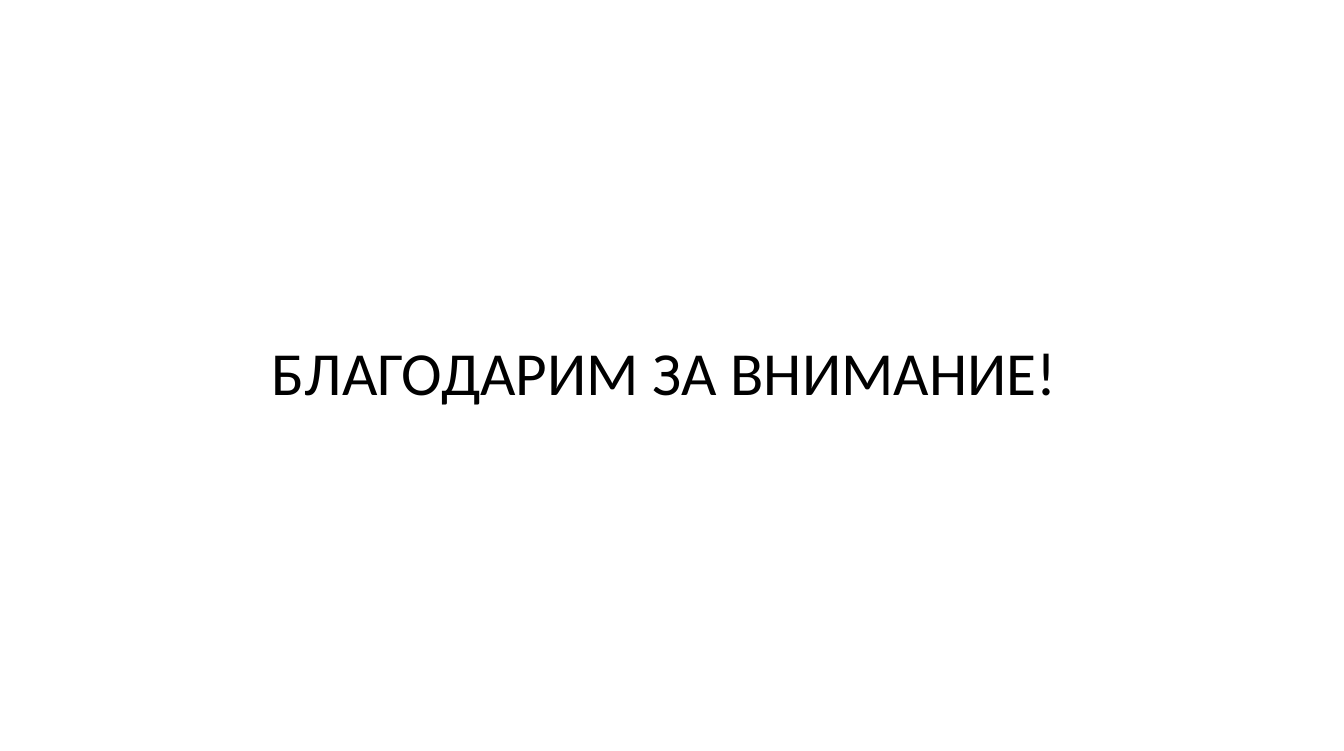
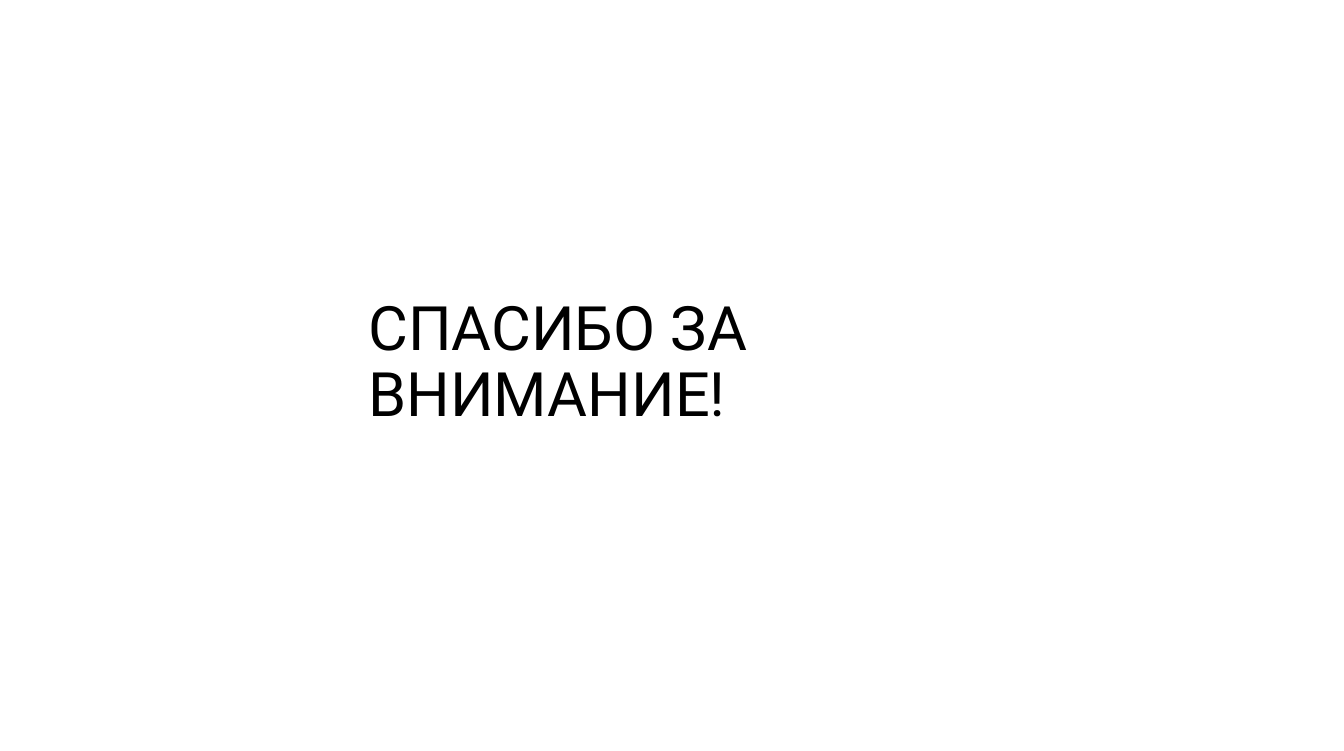
Before and after one commit to creativepix/Pygame_Logic_Functions, a slide deck: slide 15 of presentation.pptx (slide 14 before the commit). Drawn at 1344x751 pixels with LibreOffice and Linux fonts; fonts in the diff are those of the drawing. Boxes give left, top, right and bottom in pixels: in the first picture for what was removed or moved away, otherwise in the second. Text is boxed around its words. In the diff, an @@ line names an element or a change of style, - is before the commit and + after.

Commit message:
Presentation update 2

```diff
--- a/presentation.pptx
+++ b/presentation.pptx
@@ title at (x1=368, y1=306, x2=747, y2=417): text changed; font Calibri to Roboto @@
-БЛАГОДАРИМ ЗА ВНИМАНИЕ!
+СПАСИБО ЗА ВНИМАНИЕ!
```
Also in this commit, not shown: 2 other slides changed, 2 slides added, 1 slide removed.
